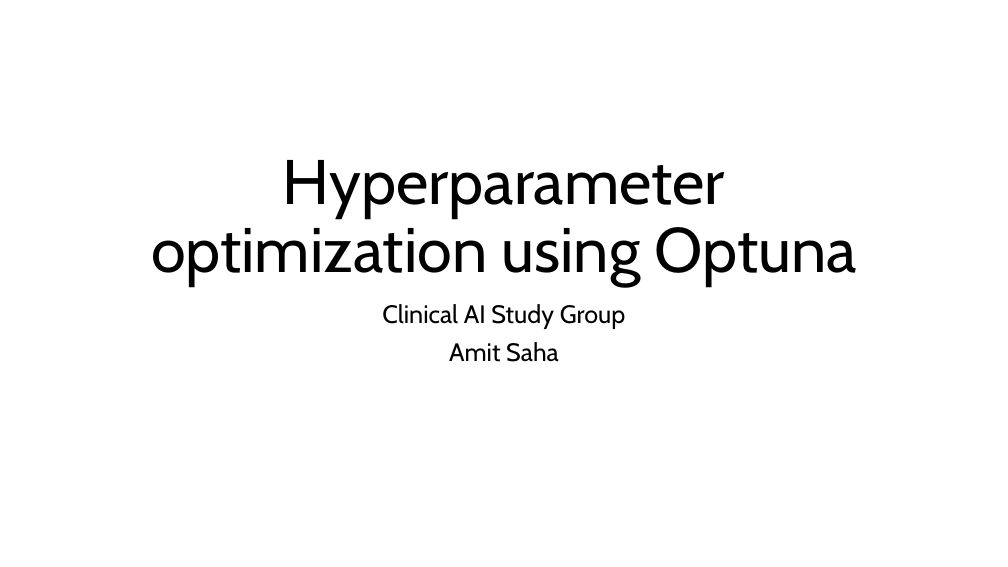
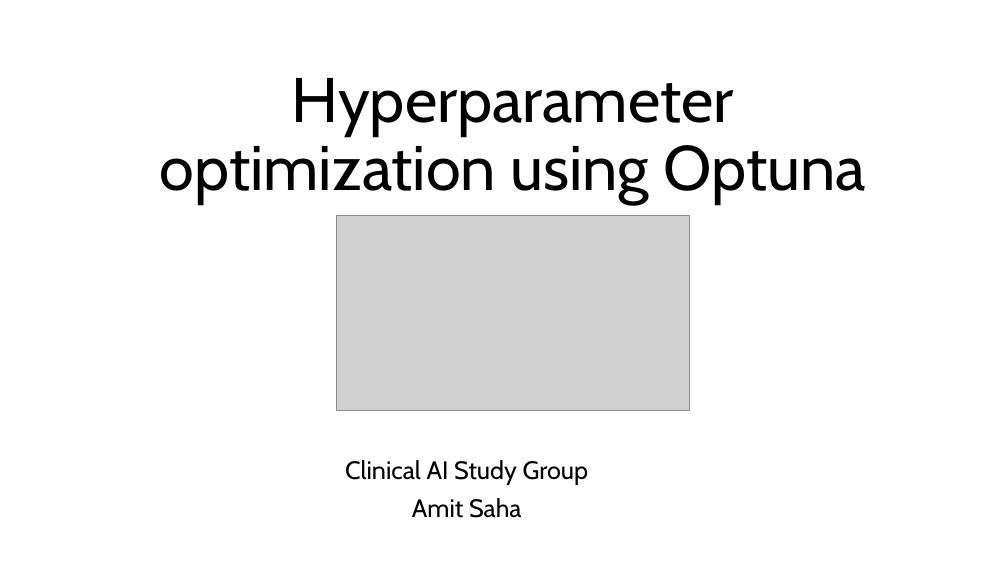
Before and after one commit to amitsaha/optuna-demo, a slide deck: slide 1 of Hyperparameter optimization using Optuna.pptx. Drawn at 1008x567 pixels with LibreOffice and Linux fonts; fonts in the diff are those of the drawing; grey boxes stand for pictures. Boxes give left, top, right and bottom in pixels: in the first picture for what was removed or moved away, otherwise in the second. Text is boxed around its words. In the diff, an @@ line names an element or a change of style, - is before the commit and + after.

```diff
--- a/Hyperparameter optimization using Optuna.pptx
+++ b/Hyperparameter optimization using Optuna.pptx
@@ title "Hyperparameter optimization using Optuna": place and size @@
-title "Hyperparameter optimization using Optuna" at [151,160,857,287]
+title "Hyperparameter optimization using Optuna" at [160,78,866,204]
@@ picture added at [337,216,690,411] @@
@@ subtitle "Clinical AI Study Group": place and size @@
-subtitle "Clinical AI Study Group" at [382,304,626,362]
+subtitle "Clinical AI Study Group" at [345,460,589,518]
```
Also in this commit, not shown: 2 other slides changed, 1 slide added, 1 other file.
